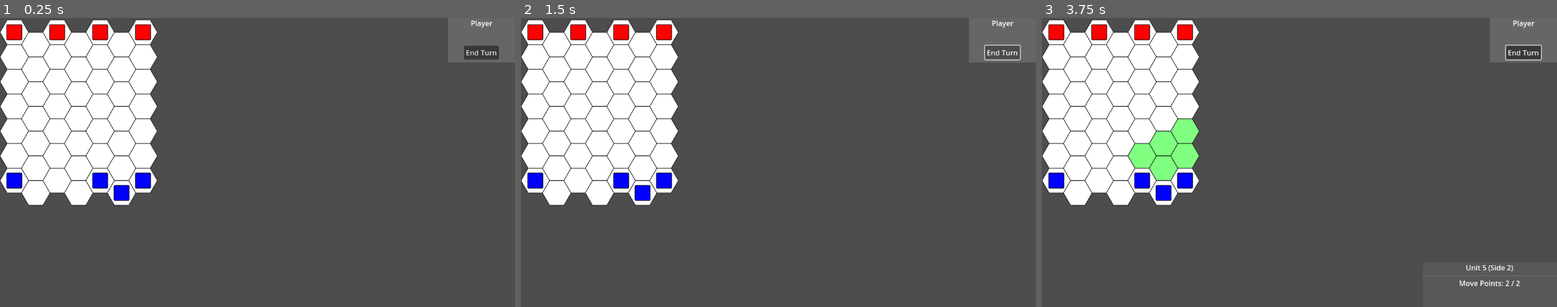
Above: before the commit, frames 1-3 (left to right).
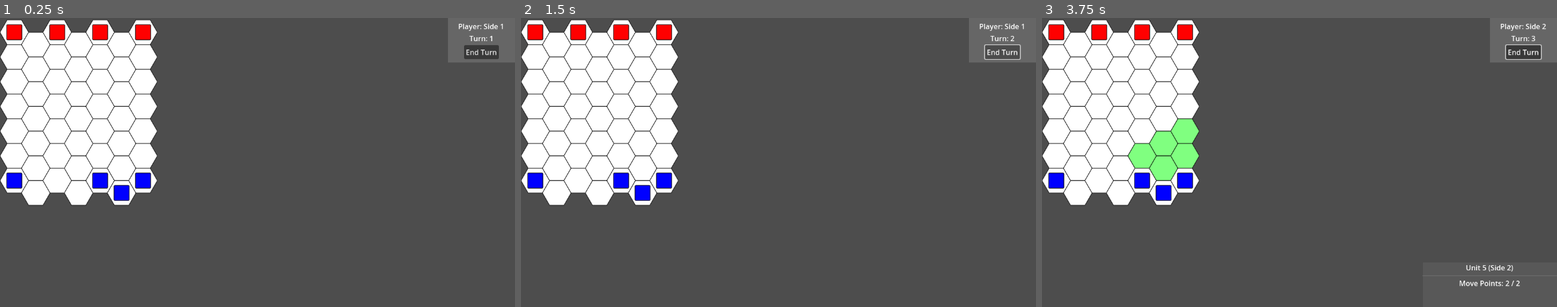
Above: after the commit, the same moments.

Repository: Bly7/1-week-wargame
Game: Godot game, scene res://main.tscn
Same seed, same stepped clock (60 frames per second), same inputs: the game is played once before the commit and once after it.
Inputs (mouse positions are in pixels of both pictures, inside the frame that each line leads up to):
- Up to frame 1 (0.25 s): no input
- Up to frame 2 (1.5 s): click "End Turn" at 0.5 s; click "End Turn" at 1.25 s
- Up to frame 3 (3.75 s): click "End Turn" at 2 s; tap Enter at 2.75 s; move the mouse to (1412, 148) at 2.77 s; click (1412, 148) at 2.92 s; tap Space at 3.5 s; move the mouse to (1196, 176) at 3.52 s; click (1196, 176) at 3.67 s

The runs differ from the first frame. In frame 1, 0.2% of the frame differs, in the area x 88-98%, y 0-13%; in frame 2, 0.2%; in frame 3, 0.3%, in the area x 88-98%, y 0-15%.

Commit message:
Day 2 — Movement

Diff:
--- a/UI/uiEndTurn/uiEndTurn.gd
+++ b/UI/uiEndTurn/uiEndTurn.gd
@@ -1,4 +1,18 @@
 extends Control
+
+@onready var end_turn_button: Button = $VBoxContainer/HBoxContainer/Button
+@onready var player_name_text: Label = $VBoxContainer/Label
+@onready var turn_text: Label = $VBoxContainer/Label2
 
 func _ready():
     pass # Replace with function body.
+
+# Bind the end turn button to the provided function
+func bindSignals(end_turn_function: Callable) -> void:
+    end_turn_button.connect("pressed", end_turn_function)
+
+func setPlayerName(name: String) -> void:
+    player_name_text.text = "Player: " + name
+
+func setTurnNumber(turn_number: int) -> void:
+    turn_text.text = "Turn: " + str(turn_number)
--- a/UI/uiEndTurn/uiEndTurn.tscn
+++ b/UI/uiEndTurn/uiEndTurn.tscn
@@ -4,6 +4,7 @@
 
 [node name="UiEndTurn" type="Control"]
 layout_mode = 3
+anchors_preset = 0
 offset_right = 150.0
 offset_bottom = 100.0
 script = ExtResource("1_v2sla")
@@ -17,28 +18,29 @@
 grow_vertical = 2
 color = Color(0.40069774, 0.40069774, 0.40069768, 1)
 
-[node name="Button" type="Button" parent="."]
+[node name="VBoxContainer" type="VBoxContainer" parent="."]
 layout_mode = 1
-anchors_preset = 7
-anchor_left = 0.5
-anchor_top = 1.0
-anchor_right = 0.5
+anchors_preset = 15
+anchor_right = 1.0
 anchor_bottom = 1.0
-offset_left = -39.0
-offset_top = -38.0
-offset_right = 39.0
-offset_bottom = -7.0
 grow_horizontal = 2
-grow_vertical = 0
+grow_vertical = 2
+alignment = 1
+
+[node name="Label" type="Label" parent="VBoxContainer"]
+layout_mode = 2
+text = "Player"
+horizontal_alignment = 1
+
+[node name="Label2" type="Label" parent="VBoxContainer"]
+layout_mode = 2
+text = "Turn"
+horizontal_alignment = 1
+
+[node name="HBoxContainer" type="HBoxContainer" parent="VBoxContainer"]
+layout_mode = 2
+alignment = 1
+
+[node name="Button" type="Button" parent="VBoxContainer/HBoxContainer"]
+layout_mode = 2
 text = "End Turn"
-
-[node name="Label" type="Label" parent="."]
-layout_mode = 1
-anchors_preset = 5
-anchor_left = 0.5
-anchor_right = 0.5
-offset_left = -24.5
-offset_right = 24.5
-offset_bottom = 23.0
-grow_horizontal = 2
-text = "Player"
--- a/Unit/unit.gd
+++ b/Unit/unit.gd
@@ -8,9 +8,9 @@
 @onready var move_points: int = 0
 
 func _ready():
-	reset()
+	resetMovePoints()
 
-func reset():
+func resetMovePoints():
 	# Initialize move points
 	move_points = move_range
 
--- a/main.gd
+++ b/main.gd
@@ -7,7 +7,7 @@
 @export var side2_color: Color = Color(0, 0, 1) # Blue
 
 # Current side turn
-var current_side: int = 0
+var current_side: int = 1
 
 # Unit scene to instantiate
 @export var unit_scene: PackedScene = null
@@ -16,9 +16,12 @@
 # List of all units on the map
 var units: Array = []
 
+# Current turn number
+var turn_number: int = 1
 
 # UI References
 @onready var ui_unit_info: Control = $CanvasLayer/UiUnitInfo
+@onready var ui_end_turn: Control = $CanvasLayer/UiEndTurn
 
 # Input handling
 
@@ -33,6 +36,12 @@
 
 	# Set up units on the map
 	setUpUnits()
+
+	# Set up UI
+	ui_unit_info.setVisibility(false)
+	ui_end_turn.bindSignals(endTurn)
+	ui_end_turn.setPlayerName("Side " + str(current_side))
+	ui_end_turn.setTurnNumber(turn_number)
 
 func _input(event: InputEvent) -> void:
 	# Handle mouse clicks for unit selection
@@ -52,14 +61,18 @@
 				ui_unit_info.updateUnitInfo(selected_unit)
 				ui_unit_info.setVisibility(true)
 
+				map.resetAllTileHighlights()
+
 				# Highlight tiles in unit's move range
-				map.resetAllTileHighlights()
-				unit.highlightMoveableTiles(map, units)
+				if unit.side == current_side:
+					unit.highlightMoveableTiles(map, units)
+
 			else:
 				# Deselect any selected unit and hide UI
 				if selected_unit != null:
-					# If a unit is selected, try to move it to the clicked tile
-					selected_unit.moveToTile(map, tile)
+					if selected_unit.side == current_side and tile != null:
+						# If a unit is selected, try to move it to the clicked tile
+						selected_unit.moveToTile(map, tile)
 
 					# After moving, deselect the unit and hide UI
 					selected_unit = null
@@ -71,7 +84,27 @@
 		if event.pressed and event.button_index == MOUSE_BUTTON_RIGHT:
 			pass
 
+func endTurn() -> void:
+	print("Ending turn for Side ", current_side)
+	# Advance to the next side's turn
+	current_side += 1
+	if current_side > 2:
+		current_side = 1
+		turn_number += 1
 
+	# Reset move points for all units of the current side
+	for unit in units:
+		if unit.side == current_side:
+			unit.resetMovePoints()
+
+	# Deselect any selected unit and hide UI
+	selected_unit = null
+	ui_unit_info.setVisibility(false)
+	map.resetAllTileHighlights()
+
+	# Update end turn UI
+	ui_end_turn.setPlayerName("Side " + str(current_side))
+	ui_end_turn.setTurnNumber(turn_number)
 
 func setUpUnits():
 	# Side 1 units
